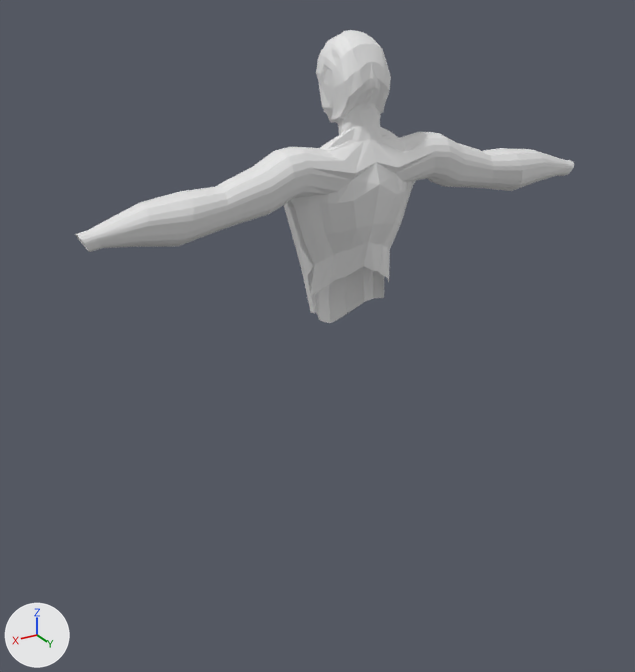
Before and after pictures for a commit that changed the Blender file character/main_character/main_Character.blend.
Rendered twice from a 50 mm camera at (6.25, 9.82, 9.68) aimed at (0.23, -0.22, 4.66). The lights are fixed; the arrows at lower left show +X, +Y and +Z.
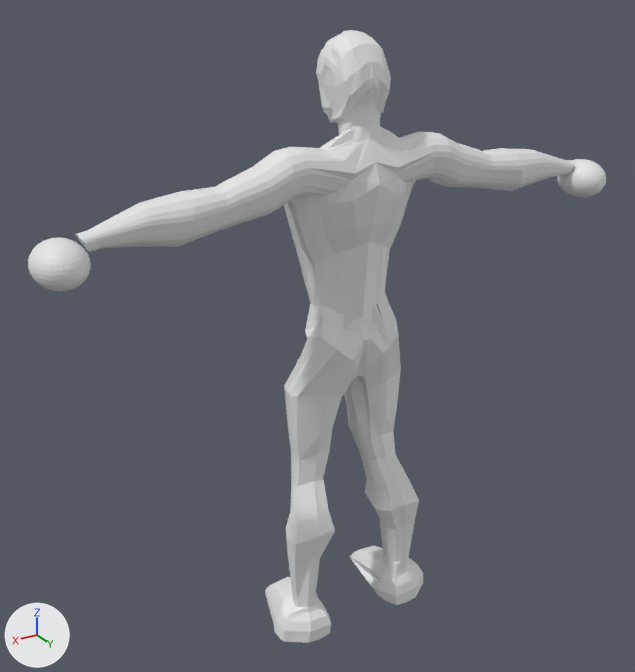
Pixel boxes [x1, y1, x2, y2] of what changed, in the pictures (635 x 672 px):
'Plane', reshaped (16% wider, 109% taller): before [75, 30, 574, 323]; after [28, 30, 606, 643]
part 1 of me_plane, added: after [28, 159, 606, 291]
part 2 of me_plane, built on: before [303, 241, 390, 318]; after [265, 241, 423, 643]

Edits to the bpy script that builds the scene:
```text
Change me_plane:
    used by ob_plane; location = (-0.07, 4.68, 8.24); rotation_euler = (1.571, 0.0, 0.0), in degrees (90, 0, 0)
    remove me_plane.from_pydata(...)  # 666 vertices, 605 faces, 4 loose edges; spans x 0.0..3.78, y -3.5..0.61, z 3.88..5.3
    add me_plane.from_pydata(...)  # 1343 vertices, 1312 faces, 4 loose edges; spans x -4.34..3.78, y -8.22..0.61, z 3.84..5.36
    me_plane part 1: a new loose piece, a UV sphere (32 segments, 16 rings, poles along y) spanning x -4.34..-3.68, y -1.95..-1.38, z 3.84..4.62
    me_plane part 2
    4 vertices are removed from x 0.53..0.65, y -3.11..-2.78, z 4.5..4.71
    4 faces are deleted
    7 vertices move from x 0.0..0.53, y -3.15..-2.37, z 4.19..4.76 to x 0.0..0.53, y -3.14..-2.91, z 4.19..4.76
    199 vertices are added at x 0.0..1.35, y -8.22..-2.92, z 3.97..5.36
    199 new faces join them
```
